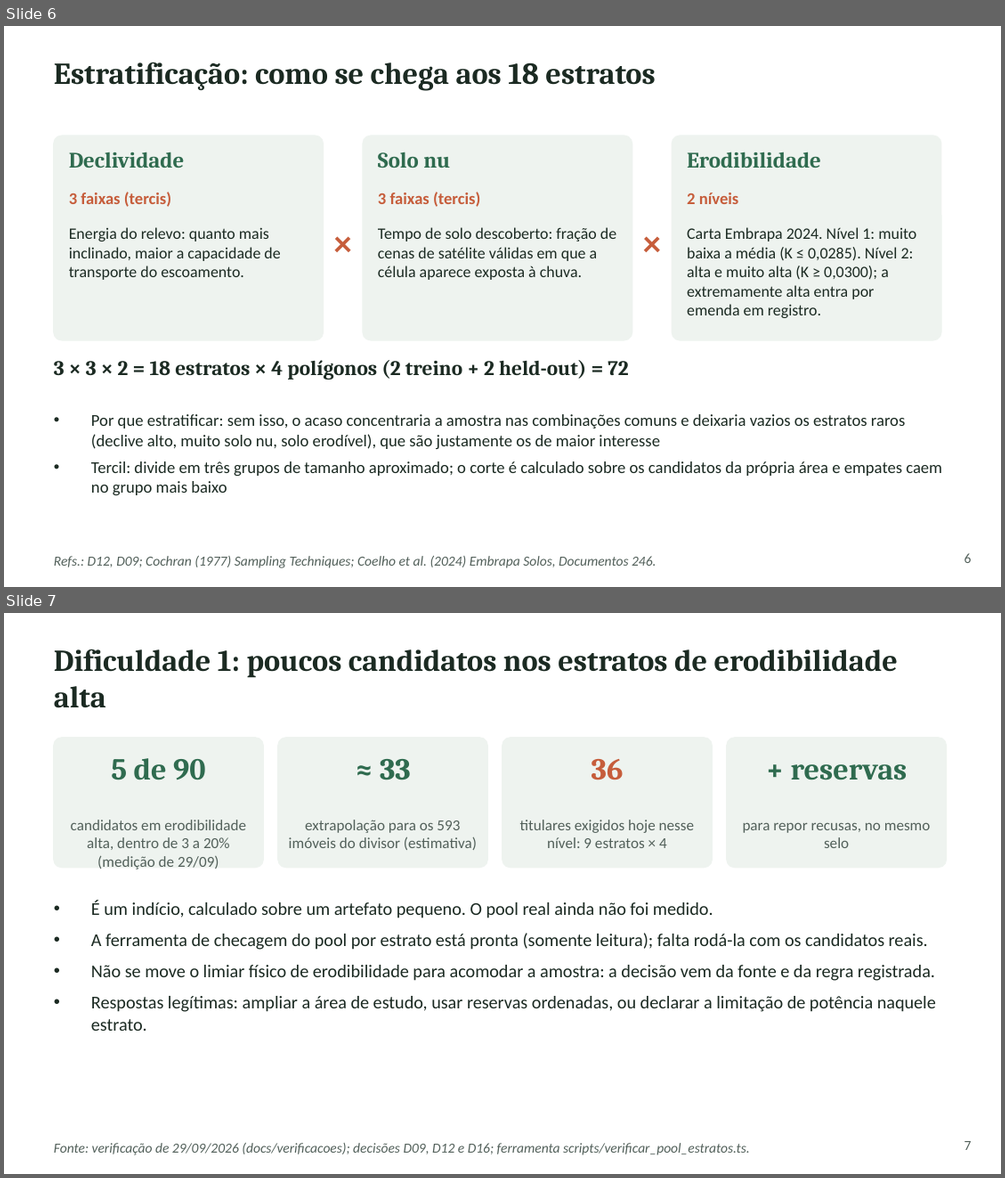
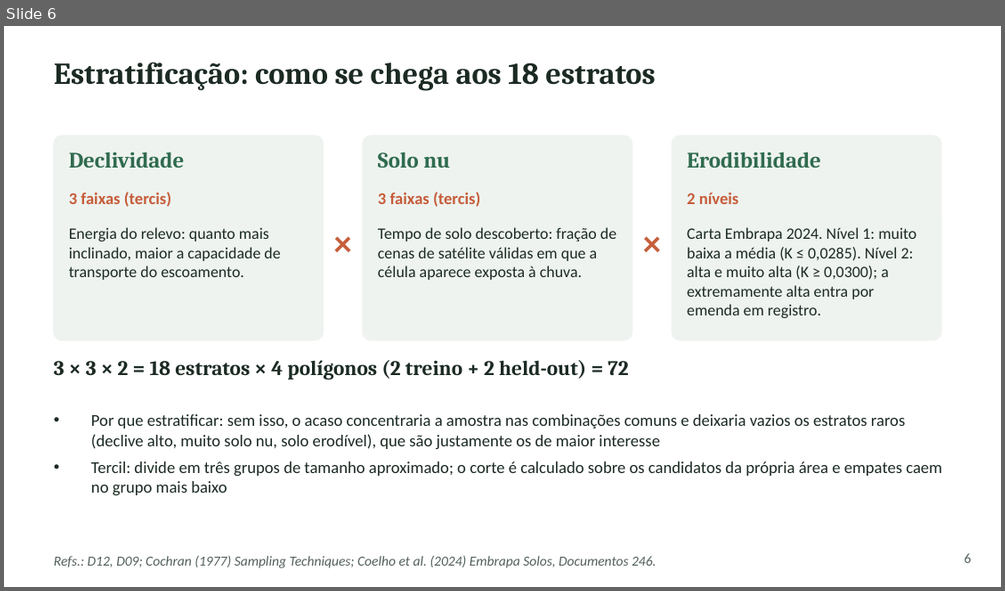
Before and after one commit to RedZardoz/localizador-erosao-v02, a slide deck: docs/Apresentacao_SAREL_Plataforma_Metodo_Desafios.pptx. Shown one above the other, each under a label of ours: slides 6 and 7 before the commit, slide 6 after it. The pictures are 1005x1178 and 1005x591 pixels, drawn with LibreOffice and Linux fonts; fonts in the diff are those of the drawing. Boxes give left, top, right and bottom in pixels: in the first picture for what was removed or moved away, otherwise in the second. Text is boxed around its words. In the diff, an @@ line names an element or a change of style, - is before the commit and + after.

```diff
--- a/docs/Apresentacao_SAREL_Plataforma_Metodo_Desafios.pptx
+++ b/docs/Apresentacao_SAREL_Plataforma_Metodo_Desafios.pptx
@@ slide 7 removed at (4,613,1001,1174), background #FFFFFF @@
@@ text removed at (54,649,898,708) @@
-Dificuldade 1: poucos candidatos nos estratos de erodibilidade alta
@@ rounded rectangle removed at (54,738,263,868) @@
@@ rounded rectangle removed at (278,738,487,868) @@
@@ rounded rectangle removed at (502,738,712,868) @@
@@ rounded rectangle removed at (727,738,946,868) @@
@@ text removed at (111,758,205,780) @@
-5 de 90
@@ text removed at (380,759,411,780) @@
-≈ 33
@@ text removed at (591,759,623,780) @@
-36
@@ text removed at (791,764,907,780) @@
-+ reservas
@@ text removed at (71,819,246,869) @@
-candidatos em erodibilidade alta, dentro de 3 a 20% (medição de 29/09)
@@ text removed at (289,819,477,850) @@
-extrapolação para os 593 imóveis do divisor (estimativa)
@@ text removed at (520,819,694,848) @@
-titulares exigidos hoje nesse nível: 9 estratos × 4
@@ text removed at (743,822,930,848) @@
-para repor recusas, no mesmo selo
@@ text removed at (91,900,936,1030) @@
-• É um indício, calculado sobre um artefato pequeno. O pool real ainda não foi medido.
-• A ferramenta de checagem do pool por estrato está pronta (somente leitura); falta rodá-la com os candidatos reais.
-• Não se move o limiar físico de erodibilidade para acomodar a amostra: a decisão vem da fonte e da regra registrada.
-• Respostas legítimas: ampliar a área de estudo, usar reservas ordenadas, ou declarar a limitação de potência naquele estrato.
@@ text removed at (54,1143,750,1155) @@
-Fonte: verificação de 29/09/2026 (docs/verificacoes); decisões D09, D12 e D16; ferramenta scripts/verificar_pool_estratos.ts.
@@ text removed at (964,1141,971,1150) @@
-7
```
Also in this commit, not shown: 8 slides changed.
